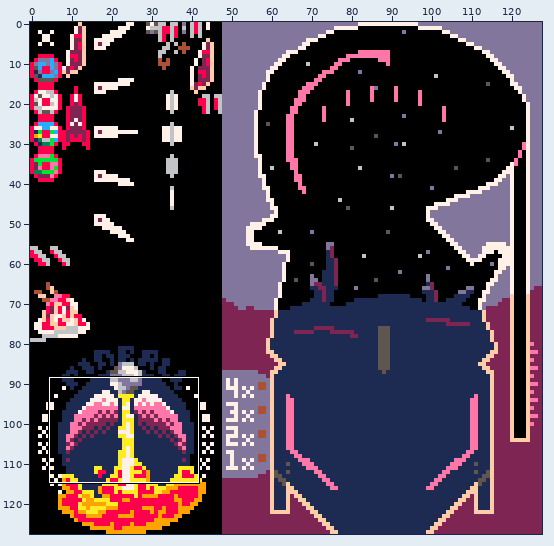
File history of a sprite sheet, spr.png. The first picture is a wide view before the edit; the outline marks the close-up.
Close-up. Earlier state:
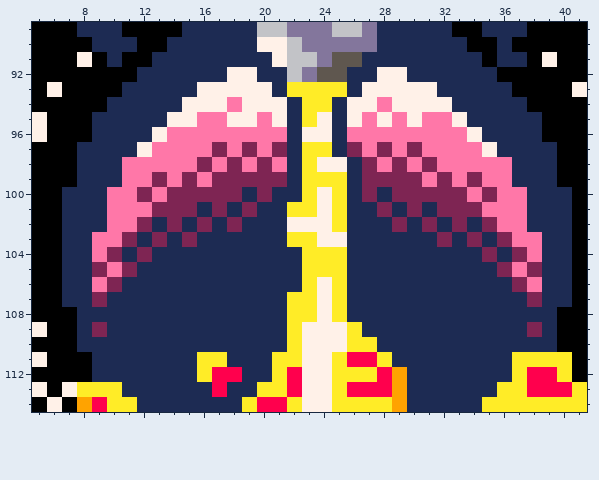
The file is 128x128 pixels. Shown: x 5..41, y 89..114. The commit also changed other parts of the picture, which this record leaves out.
After:
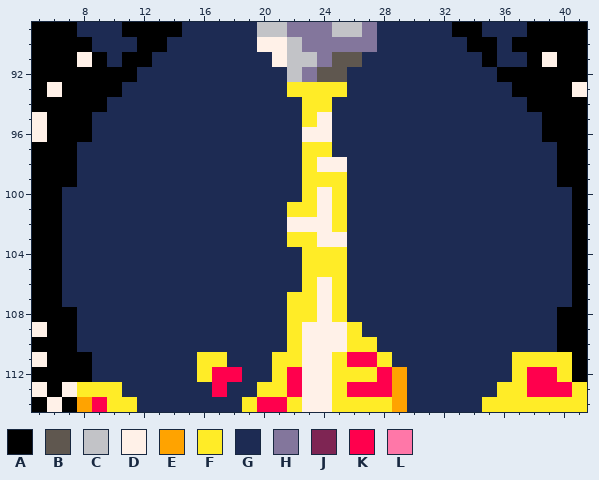
Palette (. is transparent): A #000000  B #5f574f  C #c2c3c7  D #fff1e8  E #ffa300  F #ffec27  G #1d2b53  H #83769c  J #7e2553  K #ff004d  L #ff77a8
Difference:
Changed rows in their new state; - is an unchanged pixel.
first column x 9:
 92 ---------GG--------GG---------
 93 -------GGGGG------GGGGG-------
 94 ------GGGGGGG----GGGGGGG------
 95 -----GGGGGGGG----GGGGGGGG-----
 96 ----GGGGGGGGG----GGGGGGGGG----
 97 ---GGGGGGGGGG----GGGGGGGGGG---
 98 --GGGGGGGGGGG-----GGGGGGGGGG--
 99 --GGGGGGGGGGG-----GGGGGGGGGG--
100 -GGGGGGGGG-G------G-GGGGGGGGG-
101 -GGGGGG-G-G--------G-G-GGGGGG-
102 -GGG-G-G-G----------G-G-G-GGG-
103 GGG-G-G----------------G-G-GGG
104 GG-G----------------------G-GG
105 GGG------------------------GGG
106 GG--------------------------GG
107 G----------------------------G
109 G----------------------------G
Pixel boxes of the changes (left, top, right, bottom) in both close-ups:
changed: (92, 67, 287, 337)
changed: (347, 67, 542, 337)
